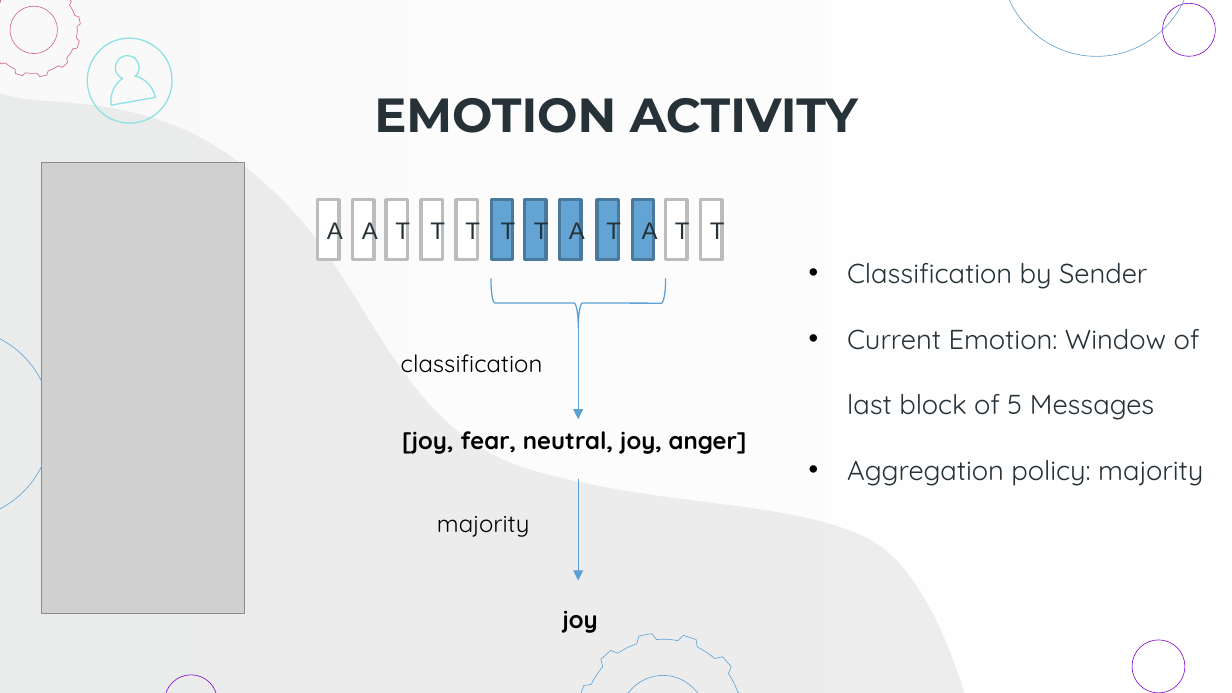
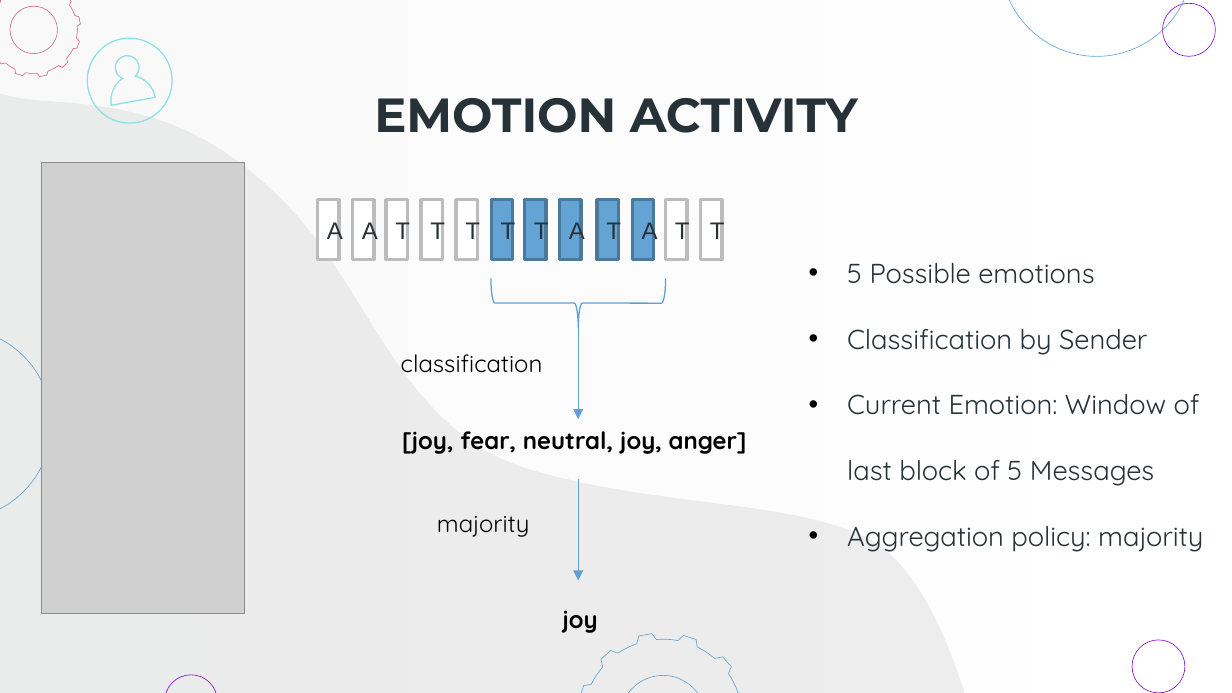
Before and after one commit to gerti98/MobileProject, a slide deck: slide 12 of Presentation/Presentazione Finale.pptx. Drawn at 1232x693 pixels with LibreOffice and Linux fonts; fonts in the diff are those of the drawing; grey boxes stand for pictures. Boxes give left, top, right and bottom in pixels: in the first picture for what was removed or moved away, otherwise in the second. Text is boxed around its words. In the diff, an @@ line names an element or a change of style, - is before the commit and + after.

```diff
--- a/Presentation/Presentazione Finale.pptx
+++ b/Presentation/Presentazione Finale.pptx
@@ text at box(847, 263, 1094, 284): paragraph added @@
+• 5 Possible emotions
```
Also in this commit, not shown: 3 other slides changed.
